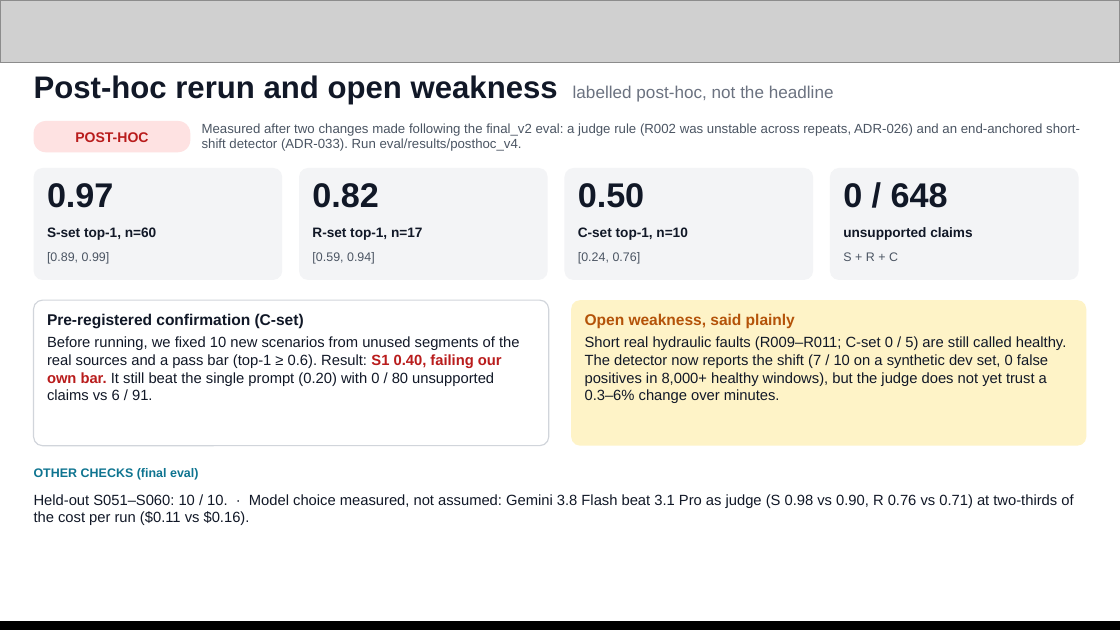
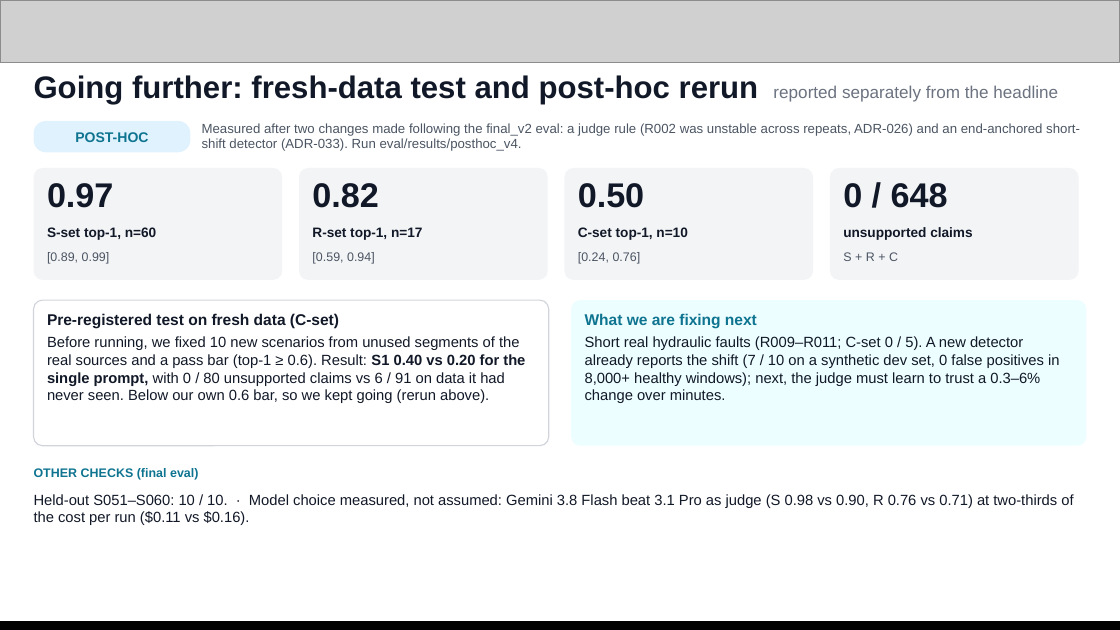
Before and after one commit to Likhith-BlueLotus/andon-agent, a slide deck: slide 14 of deck/AndonAgent_AIBuilderCup.pptx. Drawn at 1120x630 pixels with LibreOffice and Linux fonts; fonts in the diff are those of the drawing; grey boxes stand for pictures. Boxes give left, top, right and bottom in pixels: in the first picture for what was removed or moved away, otherwise in the second. Text is boxed around its words. In the diff, an @@ line names an element or a change of style, - is before the commit and + after.

```diff
--- a/deck/AndonAgent_AIBuilderCup.pptx
+++ b/deck/AndonAgent_AIBuilderCup.pptx
@@ text at [34,75,1058,104]: text changed; size 11 to 20 pt; text colour #6B7280 to #111827; bold on @@
-Post-hoc rerun and open weakness labelled post-hoc, not the headline
+Going further: fresh-data test and post-hoc rerun reported separately from the headline
@@ rounded rectangle at [34,121,190,152]: fill #FEE2E2 to #E0F2FE @@
@@ text "POST-HOC" at [75,132,148,142]: text colour #B91C1C to #0E7490 @@
@@ text at [47,313,525,403]: text changed @@
-Pre-registered confirmation (C-set)
-Before running, we fixed 10 new scenarios from unused segments of the real sources and a pass bar (top-1 ≥ 0.6). Result: S1 0.40, failing our own bar. It still beat the single prompt (0.20) with 0 / 80 unsupported claims vs 6 / 91.
+Pre-registered test on fresh data (C-set)
+Before running, we fixed 10 new scenarios from unused segments of the real sources and a pass bar (top-1 ≥ 0.6). Result: S1 0.40 vs 0.20 for the single prompt, with 0 / 80 unsupported claims vs 6 / 91 on data it had never seen. Below our own 0.6 bar, so we kept going (rerun above).
@@ rounded rectangle at [571,300,1086,446]: fill #FEF3C7 to #ECFEFF @@
@@ text at [585,313,1059,403]: text changed @@
-Open weakness, said plainly
-Short real hydraulic faults (R009–R011; C-set 0 / 5) are still called healthy. The detector now reports the shift (7 / 10 on a synthetic dev set, 0 false positives in 8,000+ healthy windows), but the judge does not yet trust a 0.3–6% change over minutes.
+What we are fixing next
+Short real hydraulic faults (R009–R011; C-set 0 / 5). A new detector already reports the shift (7 / 10 on a synthetic dev set, 0 false positives in 8,000+ healthy windows); next, the judge must learn to trust a 0.3–6% change over minutes.
```
Also in this commit, not shown: 1 other file.
